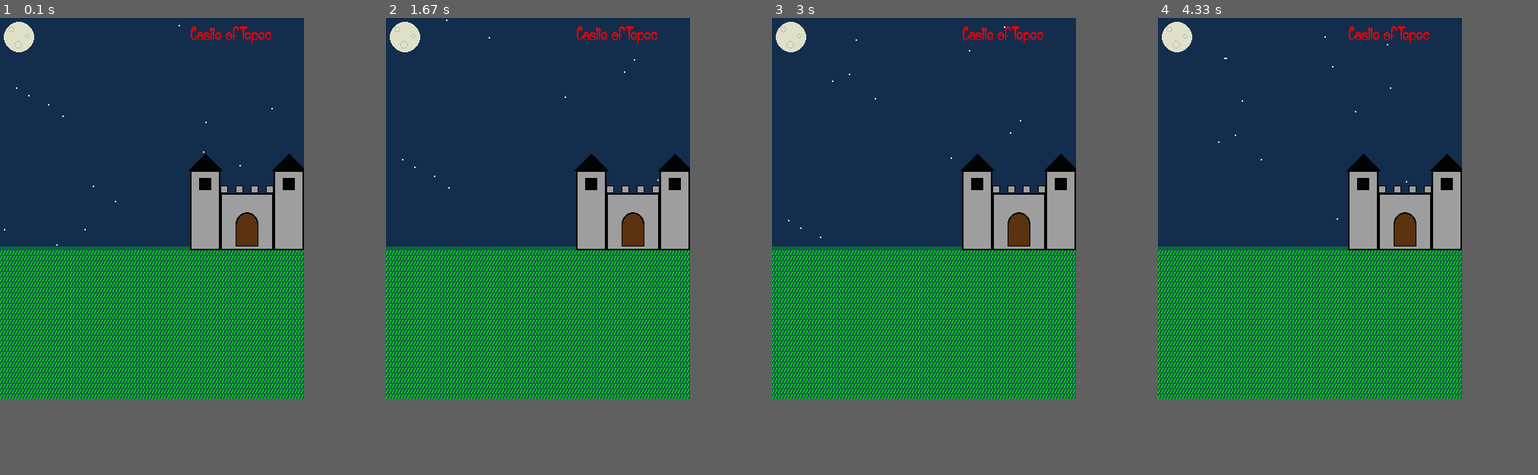
Above: before the commit, frames 1-4 (left to right).
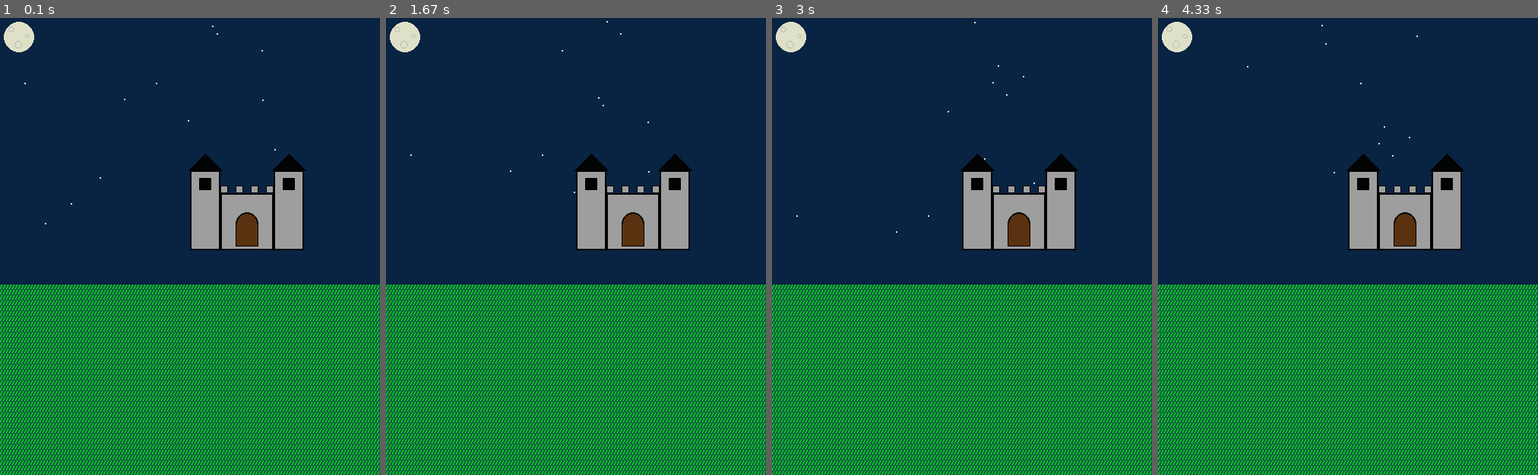
Above: after the commit, the same moments.

Repository: JesusTepec/JuegosPygame
Game: pygame game, started from AnimacionEnELCastillo.py
Two runs of this game, one before a commit and one after it. Both use one fixed random seed, a clock stepped at 60 frames per second and the inputs below.
Inputs:
- Up to frame 1 (0.1 s): no input
- Up to frame 2 (1.67 s): no input
- Up to frame 3 (3 s): no input
- Up to frame 4 (4.33 s): no input
In our replay, the window is 400x500 before the commit and 500x600 after it. These sizes can differ from the game's own. Grey fills any space a smaller window leaves; there, only what the larger window draws over its background counts as a difference.

The runs differ from the first frame. In frame 1, 32% of the frame differs, in the area x 0-100%, y 0-100%; in frame 2, 32%; in frame 3, 32%; in frame 4, 32%.

Commit message:
Separar en funciones el dibujo
funciones para cada objeto del dibujo para animar con mayor facilidad
determinados objetos

Diff:
--- a/AnimacionEnELCastillo.py
+++ b/AnimacionEnELCastillo.py
@@ -16,74 +16,110 @@
 CAFE = (90, 50, 15)
 TRUENO = (19, 45, 77)
 
-centro = []
-for i in range(15):
-    radio = 1
-    centro.append([random.randrange(1, 390), random.randrange(0, 300), radio])
+Dimensiones = (500, 600)
 
-pygame.init()
-Dimensiones = (400, 500)
-Pantalla = pygame.display.set_mode(Dimensiones)
-pygame.display.set_caption("Escenario")
 
-Terminar = False
-reloj = pygame.time.Clock()
-num = 0
+def dibujar_castillo(pantalla, pos):
+    for x in range(0, 70, 20):
+        pygame.draw.rect(pantalla, GrisCastillo, [290 + x, 220, 10, 10])
+        pygame.draw.rect(pantalla, NEGRO, [290 + x, 220, 10, 10], 1)
+    pygame.draw.rect(pantalla, GrisCastillo, [250, 200, 40, 105], 0)
+    pygame.draw.rect(pantalla, NEGRO, [250, 200, 40, 105], 2)
+    pygame.draw.rect(pantalla, NEGRO, [262, 210, 16, 16], 0)
+    pygame.draw.rect(pantalla, GrisCastillo, [290, 230, 70, 75], 0)
+    pygame.draw.rect(pantalla, NEGRO, [290, 230, 70, 75], 2)
+    pygame.draw.rect(pantalla, GrisCastillo, [360, 200, 40, 105], 0)
+    pygame.draw.rect(pantalla, NEGRO, [360, 200, 40, 105], 2)
+    pygame.draw.rect(pantalla, NEGRO, [372, 210, 16, 16], 0)
+    pygame.draw.polygon(pantalla, NEGRO, [[248, 200], [270, 178], [292, 200]])
+    pygame.draw.polygon(pantalla, NEGRO, [[358, 200], [380, 178], [402, 200]])
+    pygame.draw.circle(pantalla, CAFE, [325, 270], 15, 0)
+    pygame.draw.circle(pantalla, NEGRO, [325, 270], 15, 2)
+    pygame.draw.rect(pantalla, CAFE, [310, 270, 30, 30], 0)
+    pygame.draw.rect(pantalla, NEGRO, [310, 270, 30, 30], 1)
+    pygame.draw.circle(pantalla, CAFE, [325, 270], 13, 0)
 
-while not Terminar:
-    for Evento in pygame.event.get():
-        if Evento.type == pygame.QUIT:
-            Terminar = True
-    #manejo de eventos
-    #La lógica del juego
-    #Codigo de dibujo
-    Pantalla.fill((255, 255, 255))
-    num += 1
-    if (num % 200) == 0:
-        pygame.draw.rect(Pantalla, AZULNOCHE, [0, 0, 400, 300], 0)
-    else:
-        pygame.draw.rect(Pantalla, TRUENO, [0, 0, 400, 300], 0)
-    pygame.draw.rect(Pantalla, VERDEPASTO, [0, 300, 400, 300], 0)
-    pygame.draw.circle(Pantalla, BLANCO, [25, 25], 20, 0)
-    pygame.draw.circle(Pantalla, GRIS, [15, 15], 4, 1)
-    pygame.draw.circle(Pantalla, GRIS, [36, 24], 3, 1)
-    pygame.draw.circle(Pantalla, GRIS, [24, 35], 5, 1)
-    for y in range(0, 195, 7):
-        for x in range(0, 398, 4):
-            pygame.draw.line(Pantalla, VERDE, [x, 310 + y], [x + 2, 305 + y], 1)
-    for i in range(len(centro)):
-        r = centro[i][2]
-        pygame.draw.circle(Pantalla, BLANCO, (centro[i][0], centro[i][1]), r, 0)
-        centro[i][1] += 1
-        if centro[i][1] > 300:
-            y = random.randrange(-50, -10)
-            centro[i][1] = y
-            # Le damos una nueva ubicación x
-            x = random.randrange(50, 390)
-            centro[i][0] = x
-    #---Castillo---
-    for x in range(0, 70, 20):
-        pygame.draw.rect(Pantalla, GrisCastillo, [290 + x, 220, 10, 10])
-        pygame.draw.rect(Pantalla, NEGRO, [290 + x, 220, 10, 10], 1)
-    pygame.draw.rect(Pantalla, GrisCastillo, [250, 200, 40, 105], 0)
-    pygame.draw.rect(Pantalla, NEGRO, [250, 200, 40, 105], 2)
-    pygame.draw.rect(Pantalla, NEGRO, [262, 210, 16, 16], 0)
-    pygame.draw.rect(Pantalla, GrisCastillo, [290, 230, 70, 75], 0)
-    pygame.draw.rect(Pantalla, NEGRO, [290, 230, 70, 75], 2)
-    pygame.draw.rect(Pantalla, GrisCastillo, [360, 200, 40, 105], 0)
-    pygame.draw.rect(Pantalla, NEGRO, [360, 200, 40, 105], 2)
-    pygame.draw.rect(Pantalla, NEGRO, [372, 210, 16, 16], 0)
-    pygame.draw.polygon(Pantalla, NEGRO, [[248, 200], [270, 178], [292, 200]])
-    pygame.draw.polygon(Pantalla, NEGRO, [[358, 200], [380, 178], [402, 200]])
-    pygame.draw.circle(Pantalla, CAFE, [325, 270], 15, 0)
-    pygame.draw.circle(Pantalla, NEGRO, [325, 270], 15, 2)
-    pygame.draw.rect(Pantalla, CAFE, [310, 270, 30, 30], 0)
-    pygame.draw.rect(Pantalla, NEGRO, [310, 270, 30, 30], 1)
-    pygame.draw.circle(Pantalla, CAFE, [325, 270], 13, 0)
-    #fuente
+
+def dibujar_fondo(pantalla, pos):
+    ancho = Dimensiones[0]
+    alto = Dimensiones[1]
+    h1 = Dimensiones[1] / 2 + 50
+    h2 = Dimensiones[1] / 2 - 50
+    pygame.draw.rect(pantalla, AZULNOCHE, [0, 0, ancho, h1], 0)
+    pygame.draw.rect(pantalla, VERDEPASTO, [0, h2 + 100, ancho, h2], 0)
+    for y in range(int(h2) + 100, alto, 7):
+        for x in range(0, ancho, 4):
+            pygame.draw.line(pantalla, VERDE, [x, y + 5], [x + 2, y], 1)
+
+
+def dibujar_luna(pantalla, pos):
+    x = pos[0]
+    y = pos[1]
+    pygame.draw.circle(pantalla, BLANCO, pos, 20, 0)  # grande
+    pygame.draw.circle(pantalla, GRIS, [x - 10, y - 10], 4, 1)
+    pygame.draw.circle(pantalla, GRIS, [x + 11, y - 1], 3, 1)
+    pygame.draw.circle(pantalla, GRIS, [x - 1, y + 10], 5, 1)
+
+
+def dibujar_lluvia(pantalla, limites, listaPuntos):
+
+        for i in range(len(listaPuntos)):
+            r = listaPuntos[i][2]
+            x = listaPuntos[i][0]
+            y = listaPuntos[i][1]
+            pygame.draw.circle(pantalla, BLANCO, [x, y], r, 0)
+            listaPuntos[i][1] += 1
+            if listaPuntos[i][1] > limites[1]:
+                y = random.randrange(-50, -10)
+                listaPuntos[i][1] = y
+                x = random.randrange(50, limites[0])
+                listaPuntos[i][0] = x
+
+
+def crearPuntosAletorios(cantidad, rangos):
+    listaPuntos = []
+    for i in range(cantidad):
+        radio = 1
+        x = random.randrange(1, 390)
+        y = random.randrange(0, 300)
+        listaPuntos.append([x, y, radio])
+    return listaPuntos
+
+
+def dibujarTexto(pantalla, texto, color):
     Fuente = pygame.font.Font('AliceandtheWickedMonster.ttf', 25)
-    Texto = Fuente.render("Castle of Tepec", True, ROJO)
-    Pantalla.blit(Texto, [250, 10])
-    pygame.display.flip()
-    reloj.tick(60)
-pygame.quit()
+    Texto = Fuente.render(texto, True, color)
+    pantalla.blit(Texto, [250, 10])
+
+
+def main():
+    pygame.init()
+    pantalla = pygame.display.set_mode(Dimensiones)
+    pygame.display.set_caption("Dark castle----")
+
+    game_over = False
+    reloj = pygame.time.Clock()
+
+    listaPuntos = crearPuntosAletorios(15, [390, 200])
+
+    while not game_over:
+        for evento in pygame.event.get():
+            if evento.type == pygame.QUIT:
+                game_over = True
+        pantalla.fill((255, 255, 255))
+        #---Fondo------
+        dibujar_fondo(pantalla, [0, 0])
+        #---Luna-------
+        dibujar_luna(pantalla, [25, 25])
+        #---Luvia------
+        dibujar_lluvia(pantalla, [390, 300], listaPuntos)
+        #---Castillo---
+        dibujar_castillo(pantalla, [400, 300])
+
+        pygame.display.flip()
+        reloj.tick(60)
+    pygame.quit()
+
+
+if __name__ == "__main__":
+    main()
--- a/Arcos.py
+++ b/Arcos.py
@@ -1,10 +1,13 @@
 import pygame
 import math
 
+ROJO = (255, 0, 0)
+NEGRO = (0, 0, 0)
+
 pygame.init()
 
-pantalla = pygame.display.set_mode([400, 500])
-pygame.display.set_caption("Arcos")
+pantalla = pygame.display.set_mode([400, 200])
+pygame.display.set_caption("Texto");
 
 reloj = pygame.time.Clock()
 game_over = False
@@ -14,9 +17,13 @@
         if evento.type == pygame.QUIT:
             game_over = True
     pantalla.fill([255, 255, 255])
-    pygame.draw.rect(pantalla, (0, 0, 0), [10, 10, 200, 200], 2)
-    pygame.draw.arc(pantalla, (0, 0, 0), [10, 10, 200, 200], 0, math.pi, 4)
-    pygame.draw.arc(pantalla, (0, 150, 0), [10, 10, 200, 200], math.pi, 2 * math.pi, 4)
+    #pygame.draw.rect(pantalla, (0, 0, 0), [50, 10, 300, 300], 1)
+    pygame.font.init()
+    fuente = pygame.font.Font(None, 25)
+    texto = fuente.render("Hola mundo", True, NEGRO)
+    pantalla.blit(texto, [100, 100])
+
+    #pygame.draw.arc(pantalla, ROJO, [100, 50, 200, 100], math.radians(270), math.radians(450))
     pygame.display.flip()
     reloj.tick(60)
 pygame.quit()
--- a/Plantilla.py
+++ b/Plantilla.py
@@ -1,7 +1,7 @@
 # -*- coding: utf-8 -*-
 import pygame
 import math
-import random
+
 
 def gradToRad(grados):
     return (grados * math.pi) / 180
@@ -16,9 +16,9 @@
 pygame.init()
 
 # Establecemos las dimensiones de la pantalla [largo,altura]
-dimensiones = [700, 500]
+dimensiones = [300, 300]
 pantalla = pygame.display.set_mode(dimensiones)
-pygame.display.set_caption("Mi Primer juego en pygame")  # Titulo
+pygame.display.set_caption("--------Arcos------")  # Titulo
 
 #El bucle se ejecuta hasta que el usuario hace click sobre el botón de cierre.
 juego_terminado = False
@@ -43,15 +43,8 @@
     #pygame.draw.rect(pantalla, ROJO, [150, 50, 400, 400])
     #pygame.draw.circle(pantalla, AZUL, [350, 250], 200, 2)
     #pygame.draw.line(pantalla, VERDE, [10, 10], [650, 470], 4)
-    #pygame.draw.polygon(pantalla, ROJO, [[350, 10], [20, 400], [680, 400], [350, 10]], 1)
-    #pygame.draw.arc(pantalla, AZUL, [150, 50, 400, 400], gradToRad(0), gradToRad(180), 2)
     #pygame.draw.ellipse(pantalla, COLOR, [50, 50, 600, 400])
-    pos = pygame.mouse.get_pos()
-    pres = pygame.mouse.get_pressed()
-    if pres[0]==1:
-        posCircle = pos
-    pygame.draw.circle(pantalla, ROJO, posCircle, 20, 0)
-    pygame.draw.circle(pantalla, ROJO, pos, 10, 0)
+    pygame.draw.arc(pantalla, ROJO, [50, 20, 200, 200], 0, 2 * math.pi)
     # --- Avanzamos y actualizamos la pantalla con lo que hemos dibujado.
     pygame.display.flip()
 
--- /dev/null
+++ b/radar_sweep.py
@@ -0,0 +1,82 @@
+"""
+ Cómo hacer un barrido de radar.
+
+ Sample Python/Pygame Programs
+ Simpson College Computer Science
+ http://programarcadegames.com/
+ http://simpson.edu/computer-science/
+
+"""
+# Importamos las bibliotecas pygame y math
+import pygame
+import math
+
+# Inicializamos el motor de juegos
+pygame.init()
+
+# Definimos algunos colores
+NEGRO = (0, 0, 0)
+BLANCO = (255, 255, 255)
+VERDE = (0, 255, 0)
+ROJO = (255, 0, 0)
+AZUL = (0, 0, 255)
+
+PI = 3.141592653
+
+# Establecemos la altura y largo de la pantalla
+dimensiones = [400, 400]
+pantalla = pygame.display.set_mode(dimensiones)
+
+# Usado para gestionar cuán rápido se actualiza la pantalla
+reloj = pygame.time.Clock()
+
+#Iteramos hasta que el usuario haga click sobre el botón de cerrar
+hecho = False
+
+angulo = 0
+
+while not hecho:
+    for evento in pygame.event.get():   # El usuario hizo algo
+        if evento.type == pygame.QUIT:  # Si el usuario hace click sobre cerrar
+            hecho = True
+
+    # Limpia la pantalla y establece su color de fondo
+    pantalla.fill(BLANCO)
+
+    # Dimensiones del barrido del radar
+    # Empezamos arriba a la izquierda en las coordenadas 20,20
+    # Largo/Alto de 250
+    dimensiones_caja = [20, 20, 250, 250]
+
+    # Dibujamos el borde de un círculo para 'barrerlo'
+    pygame.draw.circle(pantalla, VERDE, [145, 145], 125, 2)
+    pygame.draw.ellipse(pantalla, VERDE, dimensiones_caja, 2)
+    # Dibujamos una caja negra alrededor del círculo
+    pygame.draw.rect(pantalla, NEGRO, dimensiones_caja, 2)
+
+    # Calculamos las coordenadas finales (x,y) de nuestro 'barrido',
+    # basándonos en el ángulo actual
+    x = 125 * math.sin(angulo) + 145
+    y = 125 * math.cos(angulo) + 145
+
+    # Dibujamos una línea desde el centro ubicado en las coordenadas (145, 145)
+    # hacia el punto final que hemos calculado arriba
+    pygame.draw.line(pantalla, VERDE, [145, 145], [x, y], 2)
+
+    # Incrementamos el ángulo en 0.05 radianes
+    angulo = angulo + .05
+
+    # Si no consigues un barrido completo, reinicia el ángulo en 0
+
+    if angulo > 2 * PI:
+        angulo = angulo - 2 * PI
+
+    # Avancemos y actualicemos la pantalla con lo que hemos dibujado.
+    pygame.display.flip()
+
+    # Limitamos a 60 fotogramas por segundo
+    reloj.tick(60)
+
+# Pórtate bien con el IDLE. Si nos olvidamos de esta línea, el programa se 'colgará'
+# en la salida..
+pygame.quit()
